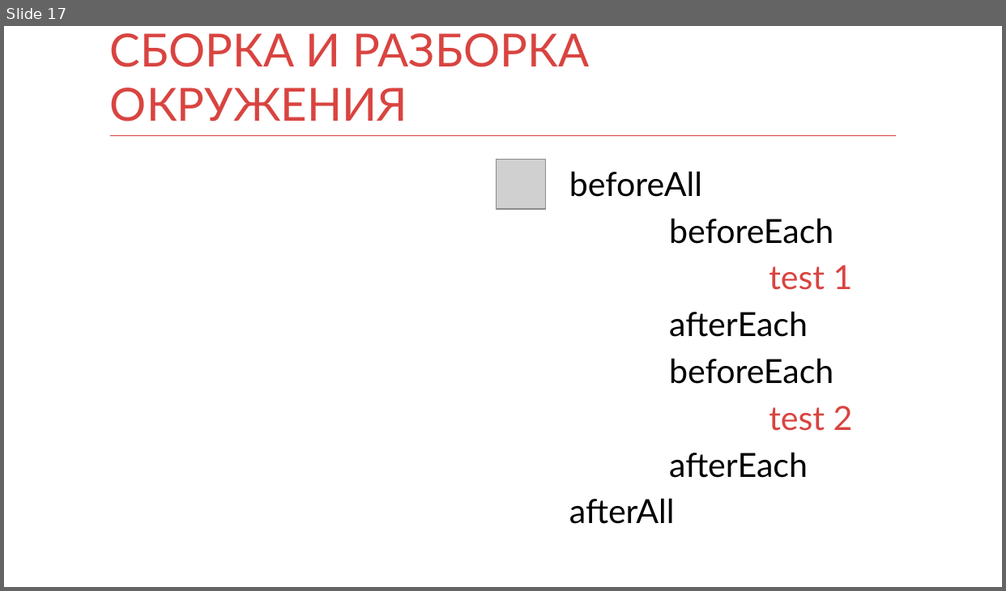
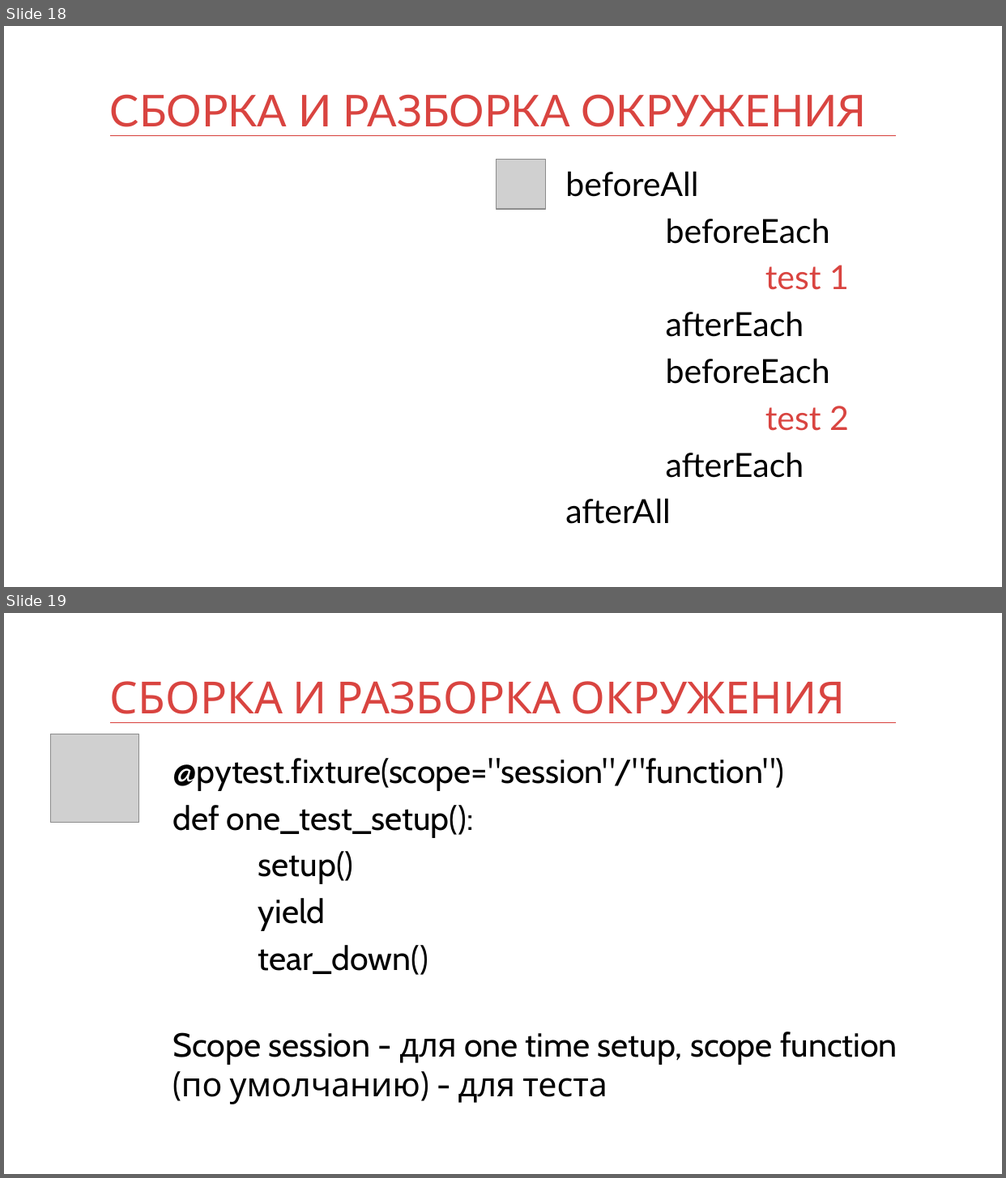
Before and after one commit to kontur-courses/testing, a slide deck: testing.pptx. Shown one above the other, each under a label of ours: slide 17 before the commit, slides 18 and 19 after it. The pictures are 1006x591 and 1006x1178 pixels, drawn with LibreOffice and Linux fonts; fonts in the diff are those of the drawing; grey boxes stand for pictures. Boxes give left, top, right and bottom in pixels: in the first picture for what was removed or moved away, otherwise in the second. Text is boxed around its words. In the diff, an @@ line names an element or a change of style, - is before the commit and + after.

```diff
--- a/testing.pptx
+++ b/testing.pptx
@@ slide 19 added at [4, 613, 1002, 1174], background #FFFFFF @@
@@ title added at [110, 681, 846, 723], 32 pt, text #D94440 @@
+СБОРКА И РАЗБОРКА ОКРУЖЕНИЯ
@@ line added from (110, 723) to (896, 723), #D83F3B 0.25 pt @@
@@ picture added at [50, 735, 138, 824] @@
@@ text added at [172, 758, 897, 1105], 24 pt, text #000000 @@
+@pytest.fixture(scope="session"/"function")
+def one_test_setup():
+  setup()
+  yield
+  tear_down()
+Scope session - для one time setup, scope function (по умолчанию) - для теста
@@ what was slide 17 is now slide 18 @@
@@ slide 18 changed as well @@
@@ title "СБОРКА И РАЗБОРКА ОКРУЖЕНИЯ" at [110, 94, 867, 127]: size 33 to 31.7 pt @@
@@ text "beforeAll": place and size @@
-text "beforeAll" at [569, 171, 853, 524]
+text "beforeAll" at [565, 171, 849, 524]
```
Also in this commit, not shown: 27 other slides changed, 3 other slides added, 2 other files.
